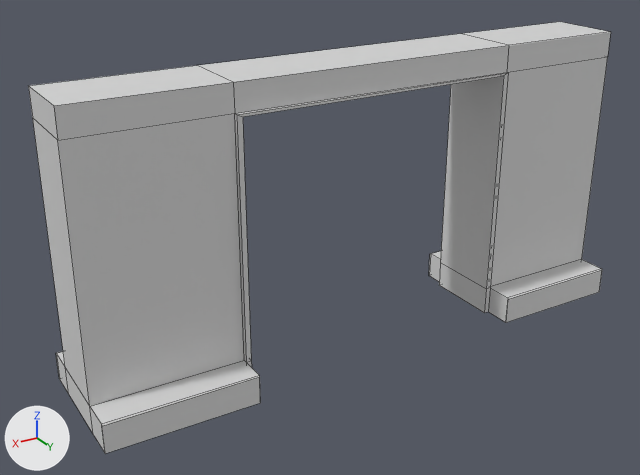
The FBX model Models/endDoor_frame.fbx: old version first, new version second.
One viewpoint serves both versions: a 50 mm camera at (6.12, 5.94, 3.78) aimed at (2.71, 0.25, 0.93). Lighting does not change. The marker at lower left points along +X, +Y and +Z. Mesh edges are drawn as thin lines. Where no turn or scale is listed for an object, it has been applied to the vertices.

The first picture shows 'endDoor_frame'.
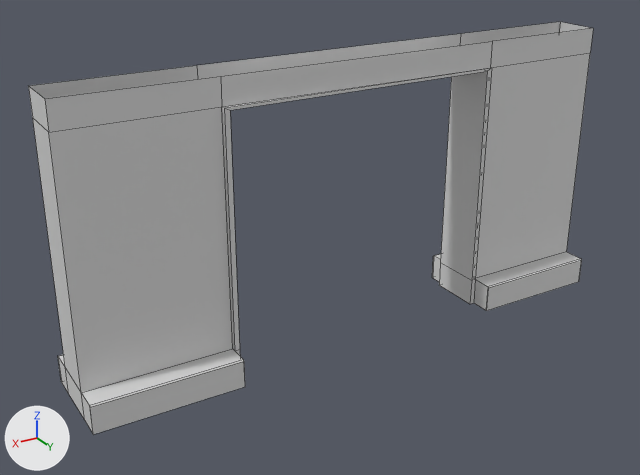
Location of each change, [x1, y1, x2, y2] in pixels of the pictures (640 x 475 px):
'endDoor_frame', reshaped
    before: [28, 22, 611, 454]
    after: [28, 22, 593, 434]

What changed in the scene script:
```text
Change me_mesh:
    used by ob_enddoor_frame; location = (0.0, 0.0, 0.0)
    remove me_mesh.from_pydata(...)  # 84 vertices, 68 faces; spans x 0.0..4.8, y -0.26..0.86, z 0.0..2.39
    add me_mesh.from_pydata(...)  # 84 vertices, 65 faces; spans x 0.0..4.8, y -0.21..0.6, z 0.0..2.39
    me_mesh part 1
    1 vertex is removed from x 4.8, y 0.86, z 0.0
    7 faces are deleted
    24 vertices in x 0.0..4.8, y 0.6..0.64, z 0.0..2.39 move by (0.0, -0.2, 0.0)
    15 vertices in x 0.0..4.8, y 0.85..0.86, z 0.0..0.24 move by (0.0, -0.26, 0.0)
    8 vertices in x 0.0..4.8, y -0.26, z 0.0..0.23 move by (0.0, 0.05, 0.0)
    8 vertices in x 0.0..4.8, y -0.25, z 0.0..0.24 move by (0.0, 0.06, 0.0)
    1 vertex moves from x 0.0, y 0.58, z 0.0 to x 0.0, y 0.4, z 0.0
    1 vertex is added at (4.8, 0.4, 0.0)
    4 new faces join them
```
